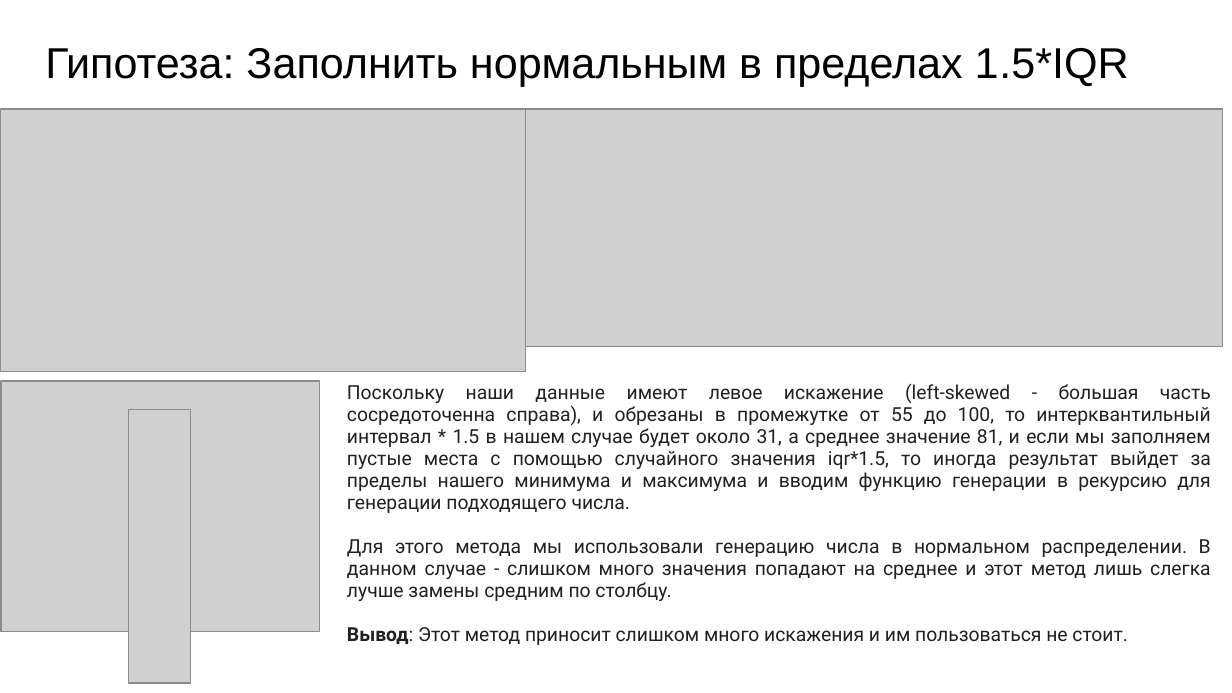
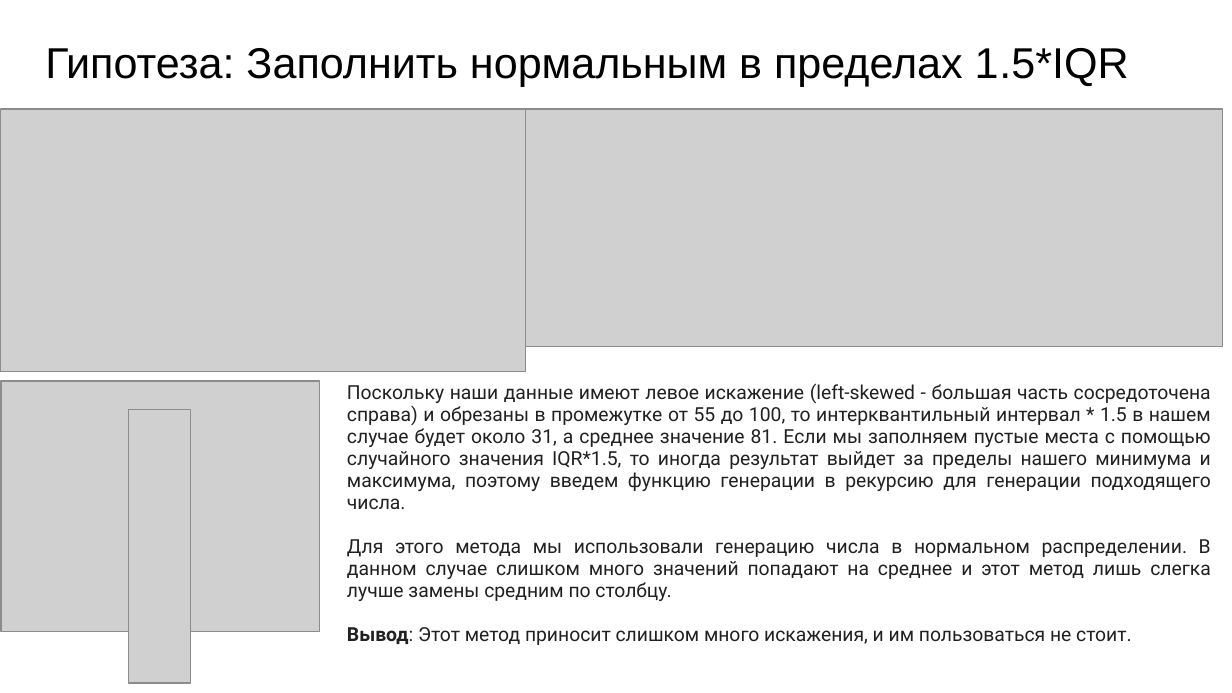
Before and after one commit to Dimildizio/DS_course, a slide deck: slide 22 of EDA_group_slides.pptx. Drawn at 1232x693 pixels with LibreOffice and Linux fonts; fonts in the diff are those of the drawing; grey boxes stand for pictures. Boxes give left, top, right and bottom in pixels: in the first picture for what was removed or moved away, otherwise in the second. Text is boxed around its words. In the diff, an @@ line names an element or a change of style, - is before the commit and + after.

```diff
--- a/EDA_group_slides.pptx
+++ b/EDA_group_slides.pptx
@@ text at (x1=347, y1=383, x2=1211, y2=645): text changed @@
-Поскольку наши данные имеют левое искажение (left-skewed - большая часть сосредоточенна справа), и обрезаны в промежутке от 55 до 100, то интерквантильный интервал * 1.5 в нашем случае будет около 31, а среднее значение 81, и если мы заполняем пустые места с помощью случайного значения iqr*1.5, то иногда результат выйдет за пределы нашего минимума и максимума и вводим функцию генерации в рекурсию для генерации подходящего числа.
-Для этого метода мы использовали генерацию числа в нормальном распределении. В данном случае - слишком много значения попадают на среднее и этот метод лишь слегка лучше замены средним по столбцу.
-Вывод: Этот метод приносит слишком много искажения и им пользоваться не стоит.
+Поскольку наши данные имеют левое искажение (left-skewed - большая часть сосредоточена справа) и обрезаны в промежутке от 55 до 100, то интерквантильный интервал * 1.5 в нашем случае будет около 31, а среднее значение 81. Если мы заполняем пустые места с помощью случайного значения IQR*1.5, то иногда результат выйдет за пределы нашего минимума и максимума, поэтому введем функцию генерации в рекурсию для генерации подходящего числа.
+Для этого метода мы использовали генерацию числа в нормальном распределении. В данном случае слишком много значений попадают на среднее и этот метод лишь слегка лучше замены средним по столбцу.
+Вывод: Этот метод приносит слишком много искажения, и им пользоваться не стоит.
```
Also in this commit, not shown: 19 other slides changed.
